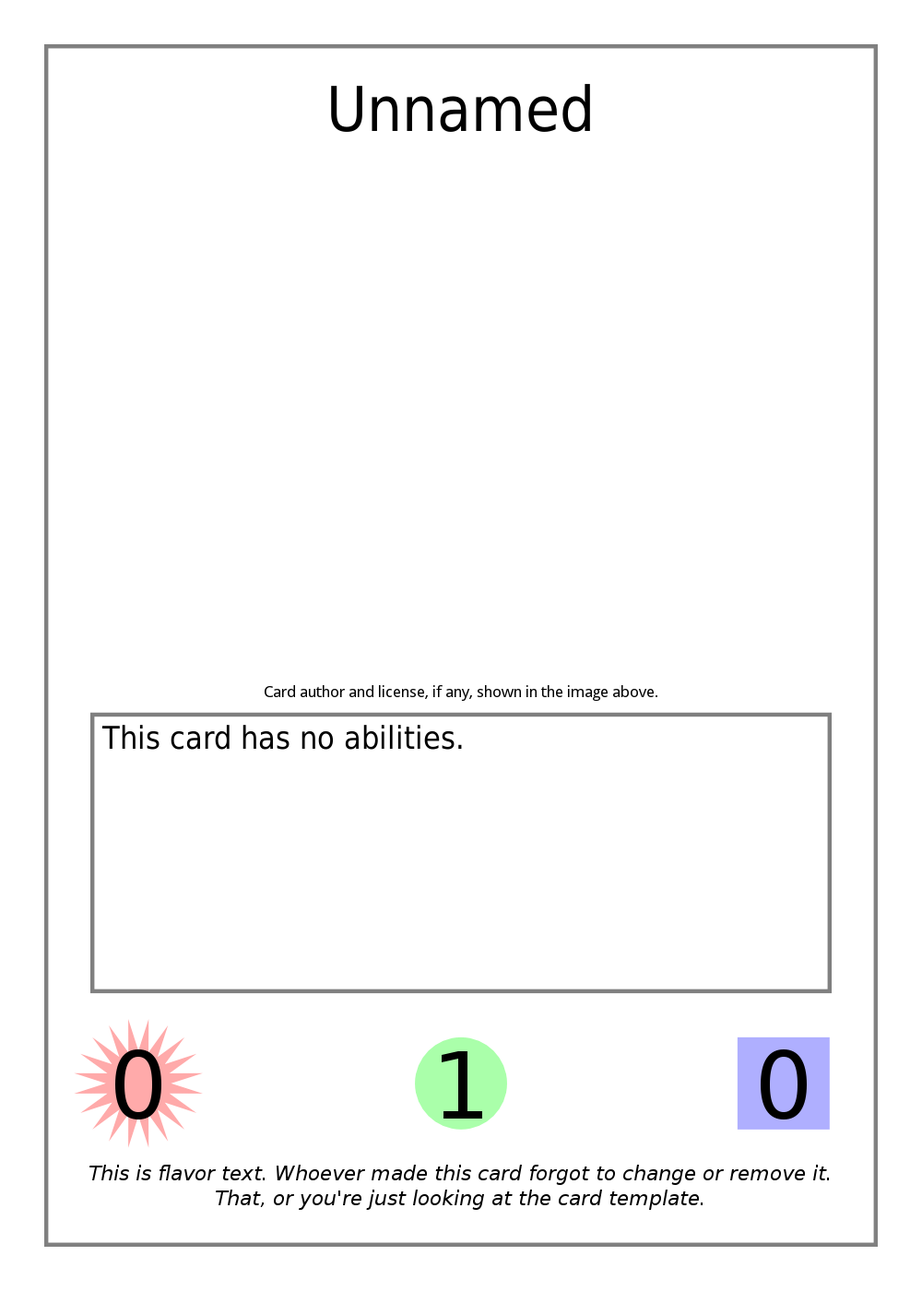
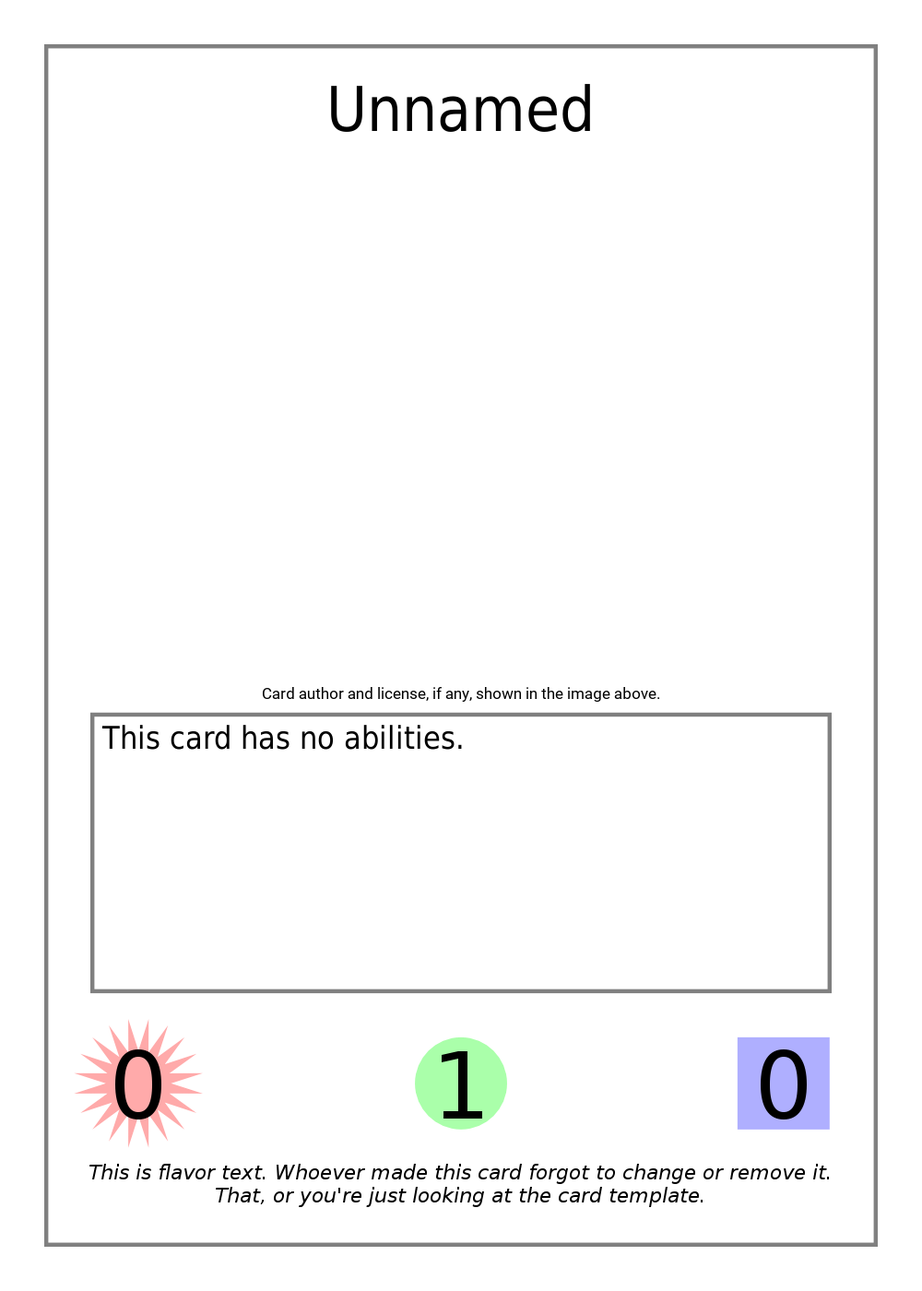
The second (922, 1291) image is a revision of the first. Changes to its layers:
painted on "Flavor Text" over <box>89,1164,830,1211</box>
painted on "Effect Text" over <box>101,725,120,750</box>
painted on "Card License" over <box>262,685,661,703</box>
